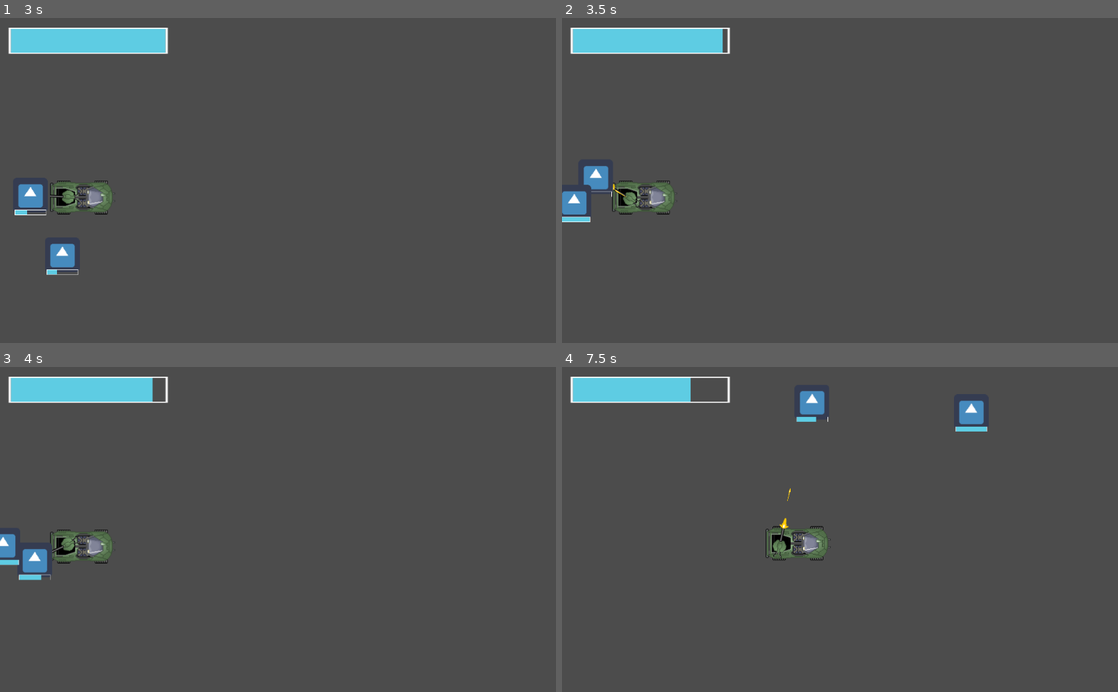
Above: before the commit, frames 1-4 (two rows, left to right).
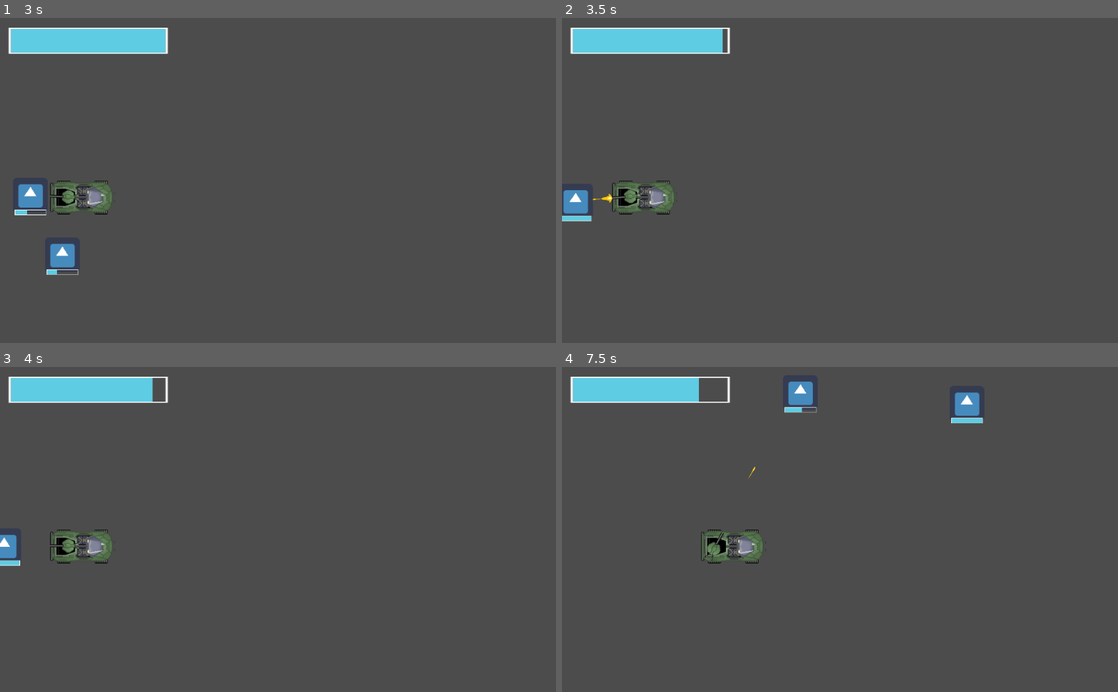
Above: after the commit, the same moments.

Repository: schneediener/Warthog
Game: Godot game, scene res://Node2D.tscn
The game is run twice, just before and just after one commit, with the same random seed, the same clock (stepped at 60 frames per second) and the same inputs. The engine's default icon, where the game draws it, is replaced by a stand-in: a white triangle on a blue panel in a dark square.
Inputs (mouse positions are in pixels of both pictures, inside the frame that each line leads up to):
- Up to frame 1 (3 s): tap Enter (ui_accept) at 0.5, 0.77 s; move the mouse to (400, 164) at 0.52 s; hold D (steer_right) 0.53-1.25 s; click (400, 164) at 0.67 s; drag from (166, 196) to (250, 24) at 1.27 s; move the mouse to (333, 109) at 2.02 s; hold D (steer_right) 2.03-2.75 s; drag from (250, 245) to (100, 196) at 2.77 s
- Up to frame 2 (3.5 s): no input
- Up to frame 3 (4 s): move the mouse to (444, 578) at 3.52 s; hold A (steer_left) from 3.53 s (still down); tap Enter (ui_accept) at 3.77 s
- Up to frame 4 (7.5 s): release A (steer_left) at 4.25 s; drag from (673, 480) to (584, 539) at 4.27 s; move the mouse to (867, 529) at 5.02 s; hold S (brake) 5.03-5.75 s; click (867, 529) at 5.17 s; drag from (756, 448) to (795, 675) at 5.77 s; move the mouse to (962, 513) at 6.52 s; hold W (accelerate) 6.53-7.25 s; tap Enter (ui_accept) at 6.77 s; drag from (728, 545) to (806, 389) at 7.27 s

Frame 1 is identical in both runs. In frame 2, 0.6% of the frame differs, in the area x 0-15%, y 45-63%; in frame 3, 0.6%; in frame 4, 2.7%, in the area x 23-77%, y 3-61%.

Commit message:
360 degree collisions and engine tuning

Diff:
--- a/warthog.gd
+++ b/warthog.gd
@@ -2,14 +2,14 @@
 
 var wheel_base = 70
 var steering_angle = 17
-var engine_power = 1210
+var engine_power = 1360
 var friction = -0.9
-var drag = -0.002
+var drag = -0.001
 var braking = -450
 var max_speed_reverse = 250
-var slip_speed = 400
-var traction_fast = 0.03
-var traction_slow = 0.23
+var slip_speed = 380
+var traction_fast = 0.01
+var traction_slow = 0.15
 var current_health = 100
 var slow_count = 0
 var speed = 0
--- a/warthog.tscn
+++ b/warthog.tscn
@@ -56,7 +56,7 @@
 [node name="CollisionPolygon2D" type="CollisionPolygon2D" parent="bumper"]
 position = Vector2( -2.58157, -1.04742 )
 scale = Vector2( 1.26285, 1.07198 )
-polygon = PoolVector2Array( 5.21167, -19.5457, 15.5058, 1.90995, 4, 23, -7, 24, -6, 29, 8, 27, 14.714, 17.7685, 19.4651, 8.43994, 19.4651, -5.5529, 14, -18, 7, -25, -7, -27, -8.24993, -21.4115 )
+polygon = PoolVector2Array( 10.7547, -23.2771, 17.0896, -7.41859, 20.257, 1.90994, 9.96284, 28.9627, -13.0011, 30.8284, -35.965, 31.7612, -61.3045, 32.6941, -70.015, 26.1641, -77.1417, 4.7085, -73.1824, -19.5457, -63.6801, -30.7399, -45.4673, -29.8071, -32.0057, -27.0085, -17.7522, -27.9414, -10.6255, -29.8071, 6.7954, -27.0085 )
 
 [connection signal="timeout" from="turret/FiringRate" to="turret" method="_on_FiringRate_timeout"]
 [connection signal="body_entered" from="bumper" to="." method="_on_bumper_body_entered"]
